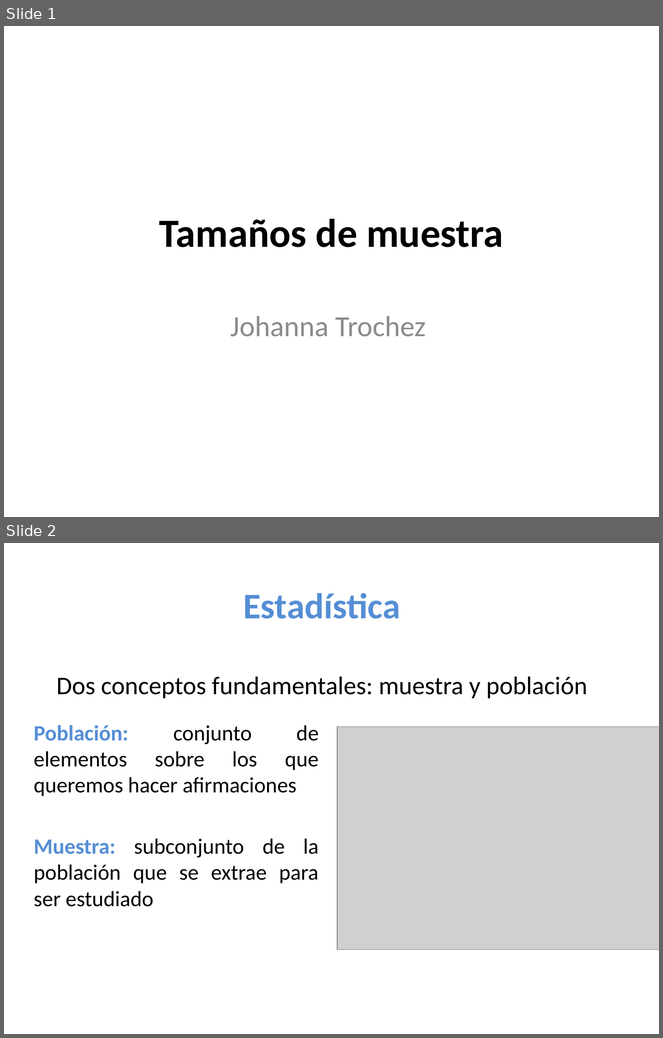
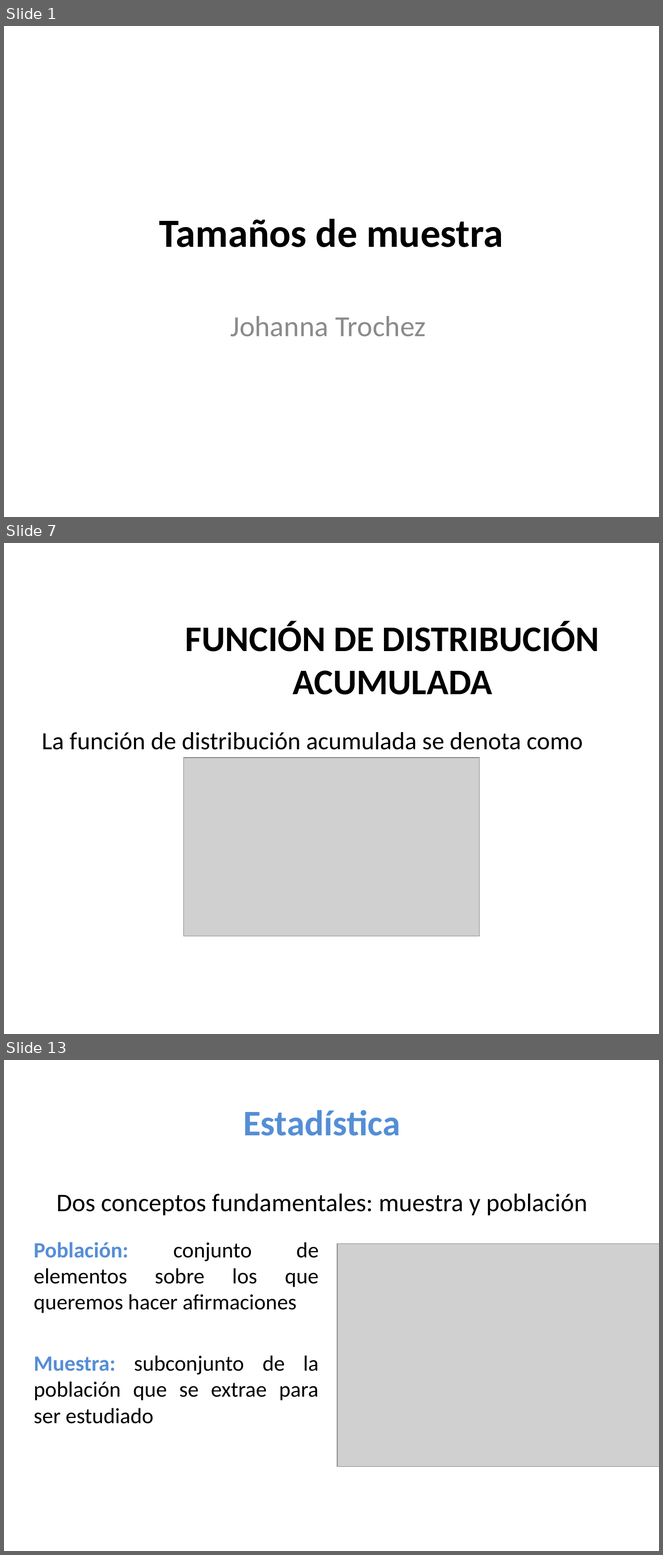
Before and after one commit to estadisticaITM/estadisticaITM.github.io, a slide deck: Tamaños de muestra.pptx. Shown one above the other, each under a label of ours: slides 1 and 2 before the commit, slides 1, 7 and 13 after it; the slides between them are not shown. The pictures are 663x1038 and 663x1555 pixels, drawn with LibreOffice and Linux fonts; fonts in the diff are those of the drawing; grey boxes stand for pictures. Boxes give left, top, right and bottom in pixels: in the first picture for what was removed or moved away, otherwise in the second. Text is boxed around its words. In the diff, an @@ line names an element or a change of style, - is before the commit and + after.

```diff
--- a/Tamaños de muestra.pptx
+++ b/Tamaños de muestra.pptx
@@ slide 7 added at (x1=4, y1=543, x2=659, y2=1034), background #FFFFFF @@
@@ title added at (x1=185, y1=622, x2=599, y2=695), 39.6 pt, text #000000, bold @@
+FUNCIÓN DE DISTRIBUCIÓN ACUMULADA
@@ text added at (x1=42, y1=732, x2=583, y2=750), 27.2 pt, text #000000 @@
+La función de distribución acumulada se denota como
@@ picture added at (x1=183, y1=758, x2=480, y2=937) @@
@@ what was slide 2 is now slide 13 @@
```
Also in this commit, not shown: 10 other slides added, 13 other files.
